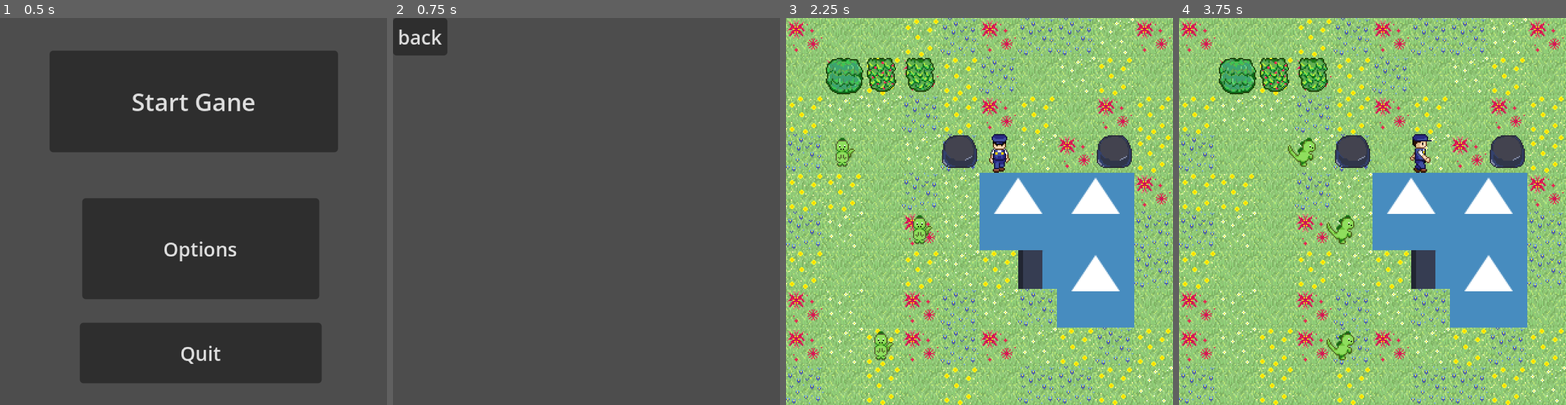
Above: before the commit, frames 1-4 (left to right).
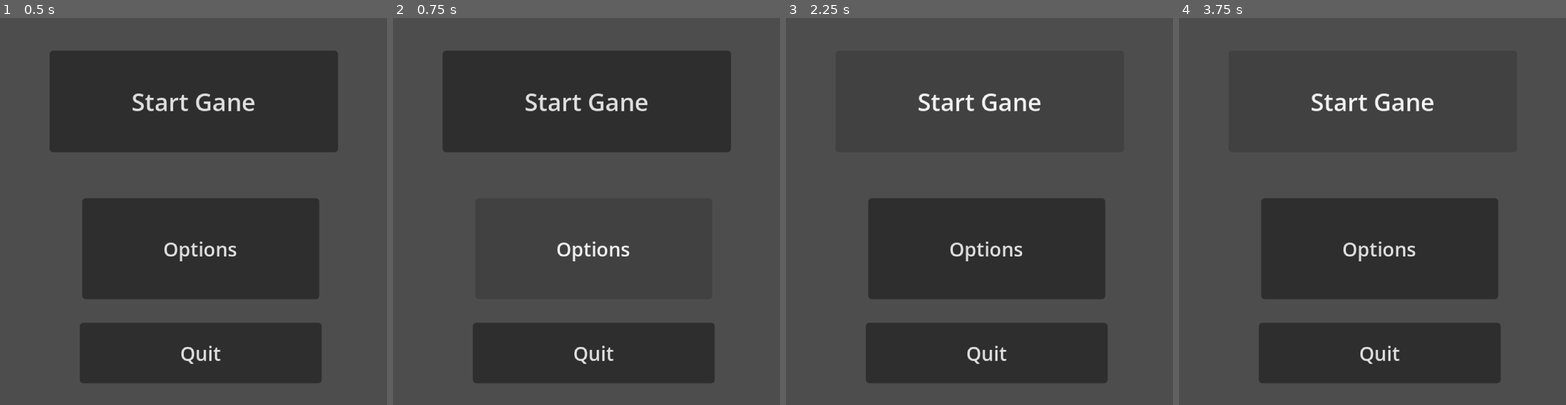
Above: after the commit, the same moments.

Repository: EricZhou-Krey/dino_die
Game: Godot game, scene res://scenes/main_menu.tscn
Two runs of this game, one before a commit and one after it. Both use one fixed random seed, a clock stepped at 60 frames per second and the inputs below. The engine's default icon, where the game draws it, is replaced by a stand-in: a white triangle on a blue panel in a dark square.
Inputs (mouse positions are in pixels of both pictures, inside the frame that each line leads up to):
- Up to frame 1 (0.5 s): no input
- Up to frame 2 (0.75 s): click "Options" at 0.5 s
- Up to frame 3 (2.25 s): click (813, 37) at 1.25 s, where only the run before the commit has a clickable "back"; click "Start Gane" at 2 s
- Up to frame 4 (3.75 s): click (1372, 103) at 2.75 s, where only the run after the commit has a clickable "Start Gane"; tap Enter at 3.5 s; hold D (right) from 3.53 s (still down); hold Space (wait) from 3.53 s (still down)

Frame 1 is identical in both runs. In frame 2, 31% of the frame differs, in the area x 0-88%, y 0-95%; in frame 3, 99%, in the area x 0-100%, y 0-100%; in frame 4, 99%.

Commit message:
fire revert correctly

Diff:
--- a/scenes/example_level.tscn
+++ b/scenes/example_level.tscn
@@ -123,12 +123,24 @@
 
 [node name="Bush" parent="." instance=ExtResource("7_m75qw")]
 position = Vector2(48, 48)
+burn_timer = 3
+random_bush = true
+facing_direction = Vector2i(1, 0)
+height = 0
 
 [node name="Bush2" parent="." instance=ExtResource("7_m75qw")]
 position = Vector2(80, 48)
+burn_timer = 3
+random_bush = true
+facing_direction = Vector2i(1, 0)
+height = 0
 
 [node name="Bush3" parent="." instance=ExtResource("7_m75qw")]
 position = Vector2(112, 48)
+burn_timer = 3
+random_bush = true
+facing_direction = Vector2i(1, 0)
+height = 0
 
 [node name="Player" parent="." instance=ExtResource("3_l43yc")]
 position = Vector2(176, 112)
--- a/scenes/main_menu.tscn
+++ b/scenes/main_menu.tscn
@@ -1,6 +1,18 @@
-[gd_scene load_steps=2 format=3 uid="uid://b30qd50q2sbod"]
+[gd_scene load_steps=5 format=3 uid="uid://b30qd50q2sbod"]
 
 [ext_resource type="Script" path="res://scripts/main_menu.gd" id="1_l6cm7"]
+
+[sub_resource type="Animation" id="Animation_evrlg"]
+resource_name = "fade_in"
+
+[sub_resource type="Animation" id="Animation_2hu6h"]
+resource_name = "fade_out"
+
+[sub_resource type="AnimationLibrary" id="AnimationLibrary_kptiq"]
+_data = {
+"fade_in": SubResource("Animation_evrlg"),
+"fade_out": SubResource("Animation_2hu6h")
+}
 
 [node name="MainMenu" type="Control"]
 layout_mode = 3
@@ -57,6 +69,24 @@
 grow_vertical = 2
 text = "Quit"
 
+[node name="fade_transition" type="Control" parent="."]
+anchors_preset = 0
+offset_right = 40.0
+offset_bottom = 40.0
+
+[node name="AnimationPlayer" type="AnimationPlayer" parent="fade_transition"]
+libraries = {
+"": SubResource("AnimationLibrary_kptiq")
+}
+
+[node name="fade_in" type="Timer" parent="fade_transition"]
+wait_time = 0.5
+one_shot = true
+
+[node name="fade_out" type="Timer" parent="fade_transition"]
+wait_time = 0.5
+one_shot = true
+
 [connection signal="pressed" from="Start" to="." method="_on_start_pressed"]
 [connection signal="pressed" from="Options" to="." method="_on_options_pressed"]
 [connection signal="pressed" from="Quit" to="." method="_on_quit_pressed"]
--- a/scripts/entity/bush.gd
+++ b/scripts/entity/bush.gd
@@ -12,12 +12,23 @@
 	transparent = true
 	state["burn_timer"] = burn_timer
 	state["bush_state"] = bush_state
-	if random_bush: sprite_2d.frame = randi_range(0, 4)
+	if random_bush: var sprite_frame = randi_range(0, 4)
 
 func set_state(new_state: Dictionary):
 	super.set_state(new_state)
 	burn_timer = state["burn_timer"]
 	bush_state = state["bush_state"]
+	match bush_state:
+		State.FRESH:
+			sprite_2d.play("default")
+			sprite_2d.frame = randi_range(0, 4)
+			sprite_2d.stop()
+		State.BURNING:
+			sprite_2d.play("burning")
+		State.BURNT:
+			sprite_2d.play("default")
+			sprite_2d.frame = 5
+			sprite_2d.stop()
 
 func move(_direction: Vector2i):
 	return true
--- a/scripts/main_menu.gd
+++ b/scripts/main_menu.gd
@@ -1,13 +1,42 @@
 extends Node
 
+var button_pressed = ""
+
+func _ready() -> void:
+	$fade_transition.show()
+	$fade_transition/AnimationPlayer.play("fade_in")
+	$fade_transition/fade_in.start()
+
+func fade_out () -> void:
+	$fade_transition.show()
+	$fade_transition/AnimationPlayer.play("fade_out")
+	$fade_transition/fade_out.start()
 
 func _on_start_pressed() -> void:
-	get_tree().change_scene_to_file("res://scenes/example_level.tscn")
+	button_pressed = "start"
+	fade_out()
 
 
 func _on_options_pressed() -> void:
-	get_tree().change_scene_to_file("res://scenes/options.tscn")
+	button_pressed = "options"
+	fade_out()
 
 
 func _on_quit_pressed() -> void:
-	get_tree().quit()
+	button_pressed = "quit"
+	fade_out()
+
+
+func _on_fade_in_timeout() -> void:
+	$fade_transition.hide()
+
+
+
+func _on_fade_out_timeout() -> void:
+	match button_pressed:
+		"start":
+			get_tree().change_scene_to_file("res://scenes/level_select.tscn")
+		"options":
+			get_tree().change_scene_to_file("res://scenes/options.tscn")
+		"quit":
+			get_tree().quit()
--- a/scripts/museum/museumScroll.gd
+++ b/scripts/museum/museumScroll.gd
@@ -4,7 +4,7 @@
 @onready var museumgrid: TileMap = $"../TileMap"
 @onready var sprite_2d: AnimatedSprite2D = $"AnimatedSprite2D"
 
-# Called when the node enters the scene tree for the first time.
+# Called when the node enters the scene 	tree for the first time.
 func _ready() -> void:
 	var current_tile: Vector2i = museumgrid.local_to_map(global_position)
 	#pass # Replace with function body.
